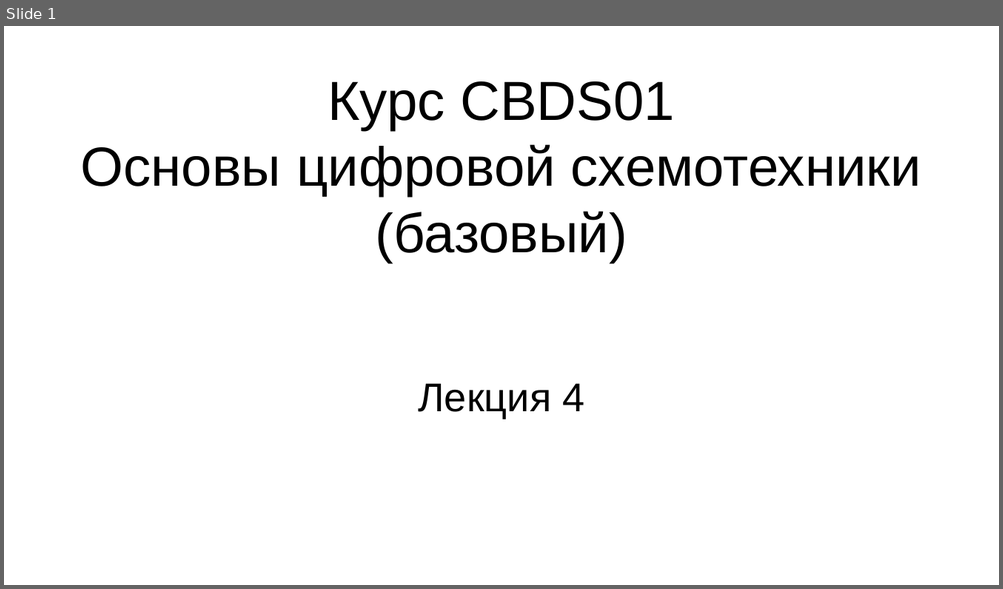
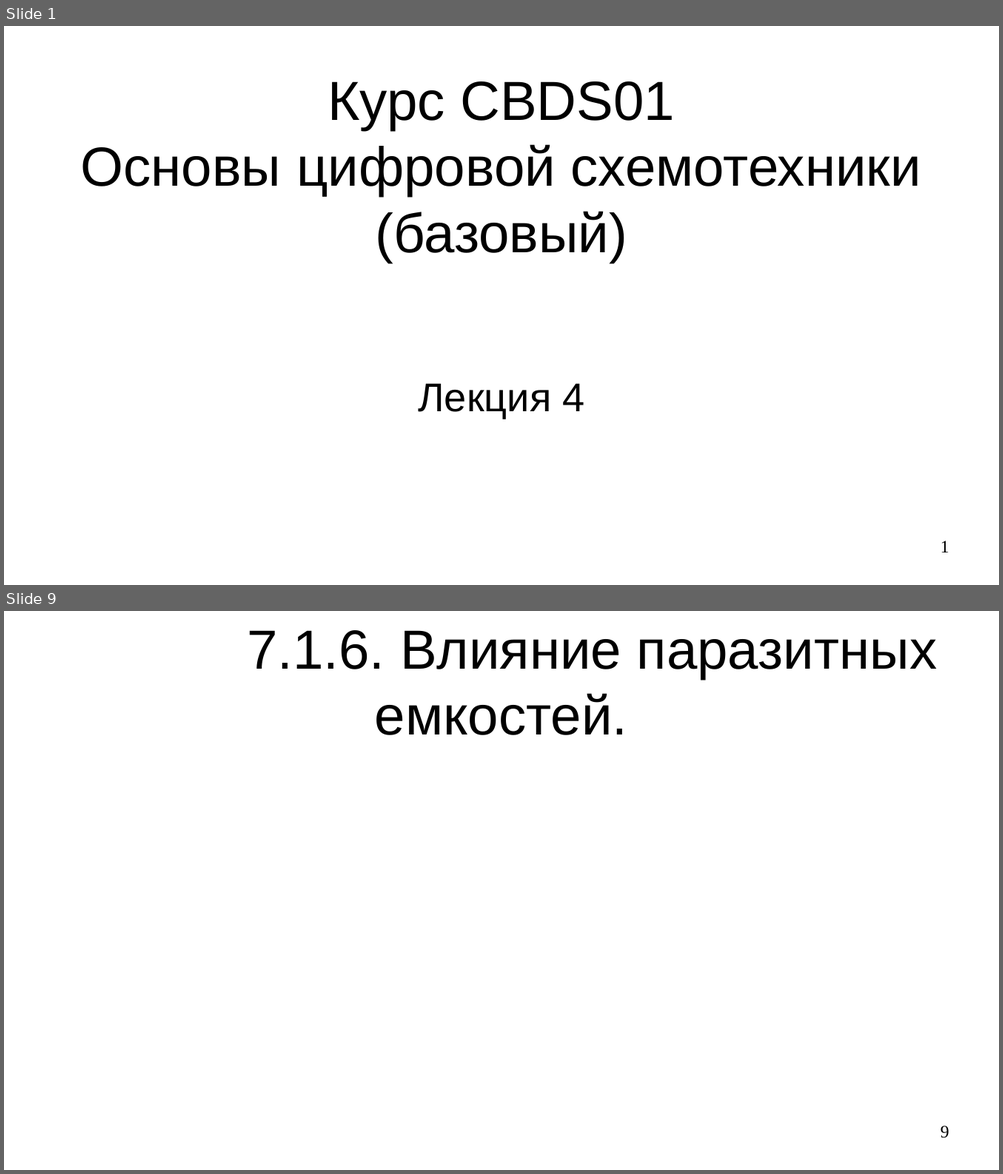
Before and after one commit to steelcraft/stud-lab, a slide deck: Лекции/СBDS01#L4.odp. Shown one above the other, each under a label of ours: slide 1 before the commit, slides 1 and 9 after it; the slides between them are not shown. The pictures are 1003x589 and 1003x1174 pixels, drawn with LibreOffice and Linux fonts; fonts in the diff are those of the drawing. Boxes give left, top, right and bottom in pixels: in the first picture for what was removed or moved away, otherwise in the second. Text is boxed around its words. In the diff, an @@ line names an element or a change of style, - is before the commit and + after.

```diff
--- a/Лекции/СBDS01#L4.odp
+++ b/Лекции/СBDS01#L4.odp
@@ slide 9 added at <box>4,611,999,1170</box>, background #FFFFFF @@
@@ title added at <box>247,630,937,735</box>, 44 pt, text #000000 @@
+7.1.6. Влияние паразитных емкостей.
@@ page number added at <box>940,1126,949,1139</box>, 14 pt, text #000000 @@
+9
@@ slide 1 changed as well @@
@@ page number added at <box>940,541,949,553</box>, 14 pt, text #000000 @@
+1
```
Also in this commit, not shown: 16 other slides added.
